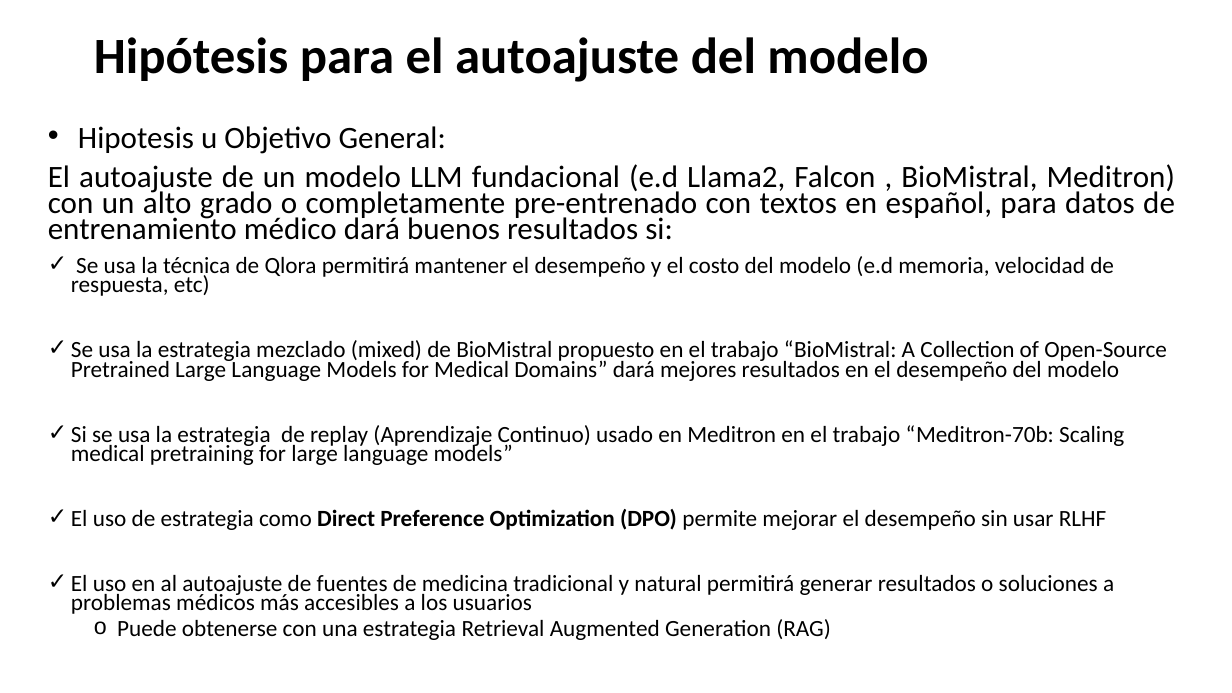
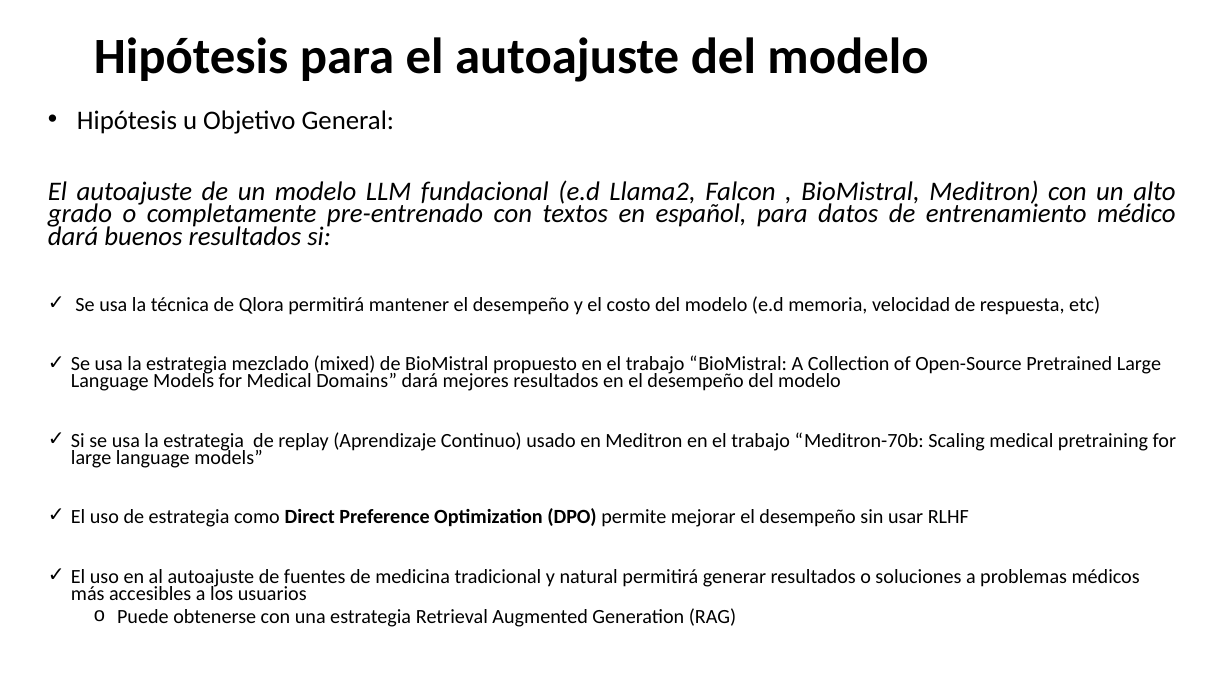
Before and after one commit to epfLLM/meditron, a slide deck: slide 7 of documentation/SpanishMedicaLLM.pptx (slide 6 before the commit). Drawn at 1232x693 pixels with LibreOffice and Linux fonts; fonts in the diff are those of the drawing. Boxes give left, top, right and bottom in pixels: in the first picture for what was removed or moved away, otherwise in the second. Text is boxed around its words. In the diff, an @@ line names an element or a change of style, - is before the commit and + after.

```diff
--- a/documentation/SpanishMedicaLLM.pptx
+++ b/documentation/SpanishMedicaLLM.pptx
@@ text "Hipótesis u Objetivo General:": place and size @@
-text "Hipótesis u Objetivo General:" at box(48, 126, 1175, 640)
+text "Hipótesis u Objetivo General:" at box(48, 110, 1176, 627)
@@ text at box(77, 110, 394, 134): text changed; size 24.2 to 20.9 pt @@
-• Hipotesis u Objetivo General:
+• Hipótesis u Objetivo General:
@@ text at box(48, 180, 1176, 627): size 24.2 to 20.9 pt, italic on in "El autoajuste de un modelo LLM fundacional ..."; size 18.2 to 15.7 pt in "Se usa la técnica de Qlora permitirá ...", "Se usa la estrategia mezclado (mixed) de ...", "Si se usa la estrategia de replay ...", "El uso de estrategia como Direct Preference ..." and 2 more places @@
```
Also in this commit, not shown: 3 other slides changed, 4 slides added, 2 slides removed, 17 other files.
